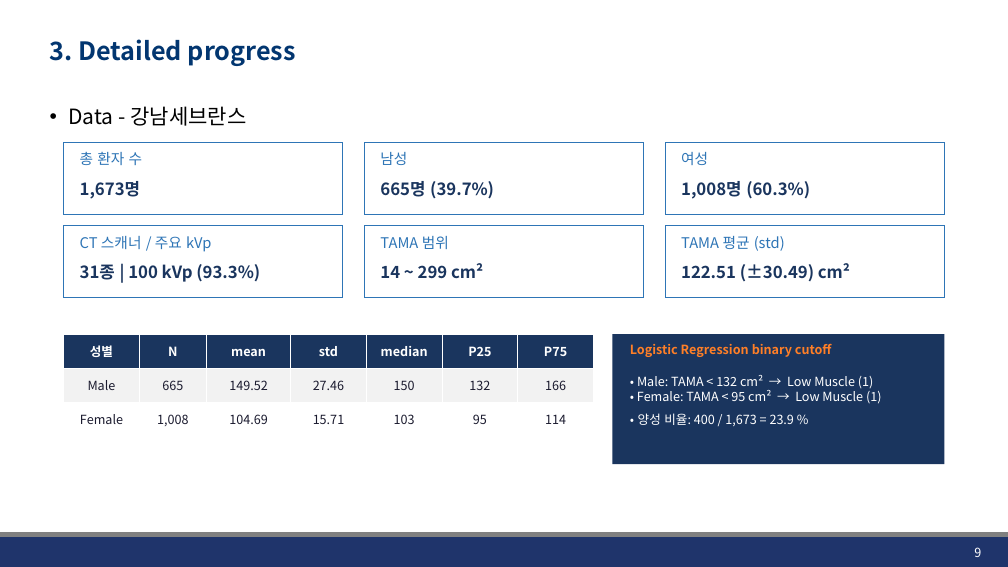
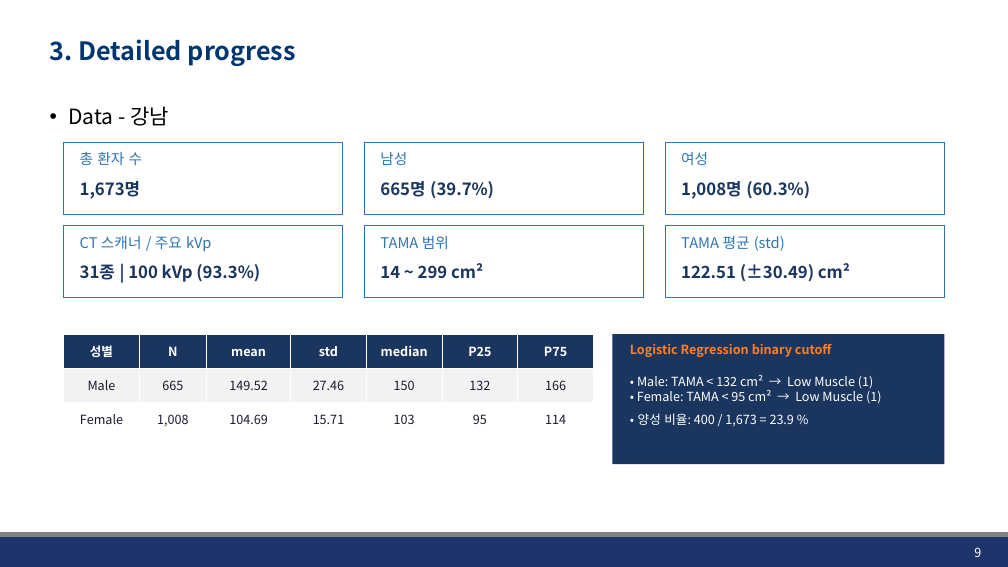
Before and after one commit to JHWannabe/2026-1_Study, a slide deck: slide 9 of 연구자료/260424_Linear_Logistic_Regression.pptx. Drawn at 1008x567 pixels with LibreOffice and Linux fonts; fonts in the diff are those of the drawing; background and template pictures are left out. Boxes give left, top, right and bottom in pixels: in the first picture for what was removed or moved away, otherwise in the second. Text is boxed around its words. In the diff, an @@ line names an element or a change of style, - is before the commit and + after.

```diff
--- a/연구자료/260424_Linear_Logistic_Regression.pptx
+++ b/연구자료/260424_Linear_Logistic_Regression.pptx
@@ text at box(68, 106, 169, 126): text changed @@
-• Data - 강남세브란스
+• Data - 강남
```
Also in this commit, not shown: 16 other slides changed, 13 slides added, 5 slides removed, 7 other files.
